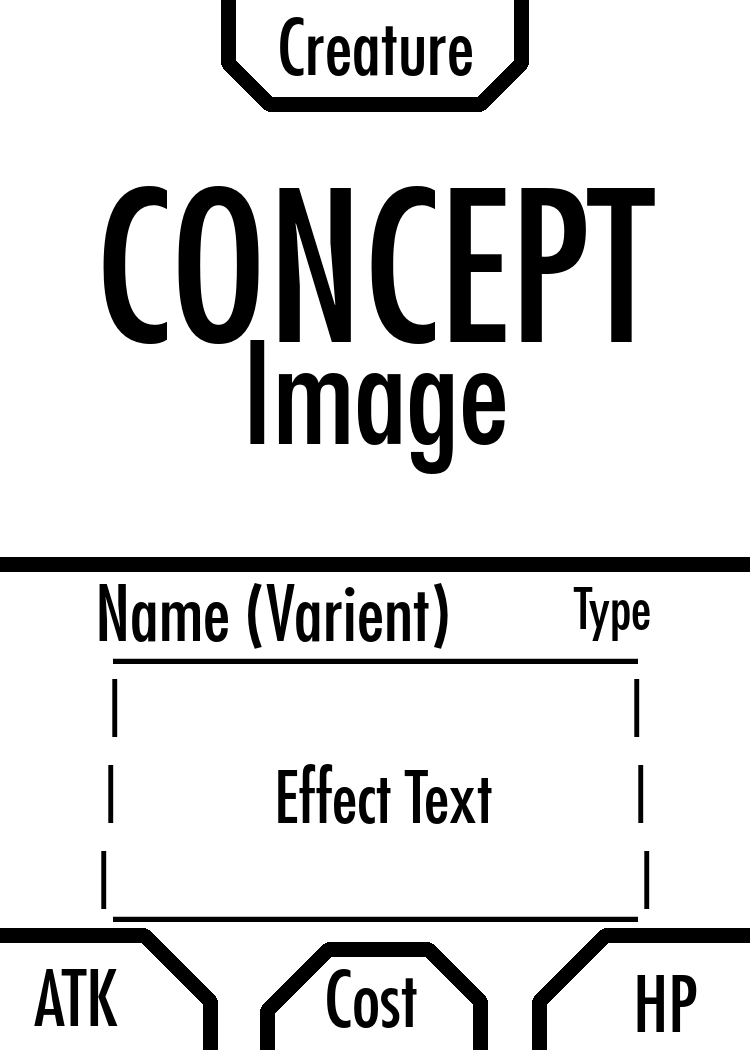
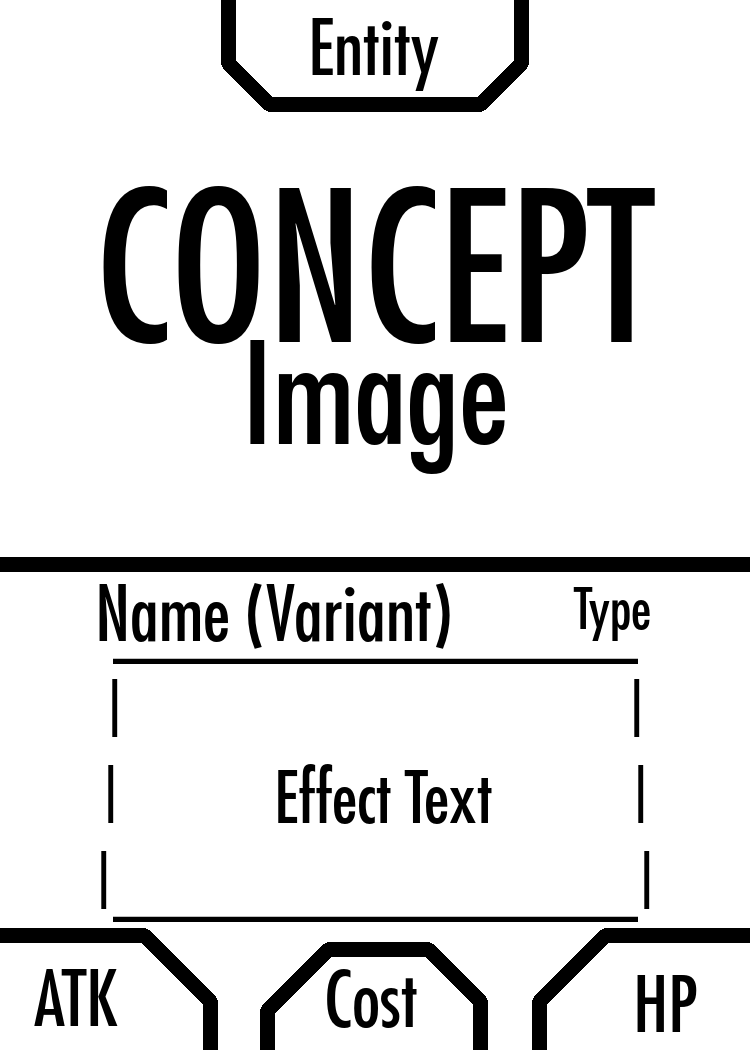
Layers edited between the first and the second 750px x 1050px image:
renamed "Creature" to "Entity", painted on it over (280, 17, 472, 91)
renamed "Name (Varient)" to "Name (Variant)", painted on it over (359, 583, 450, 649)
